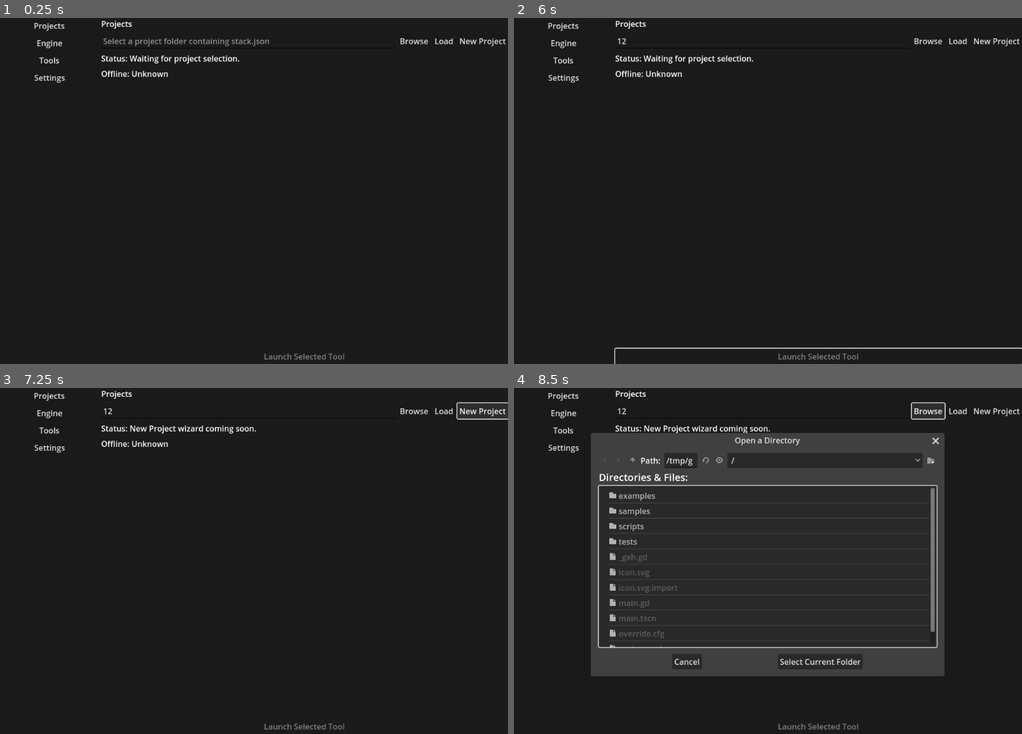
Above: before the commit, frames 1-4 (two rows, left to right).
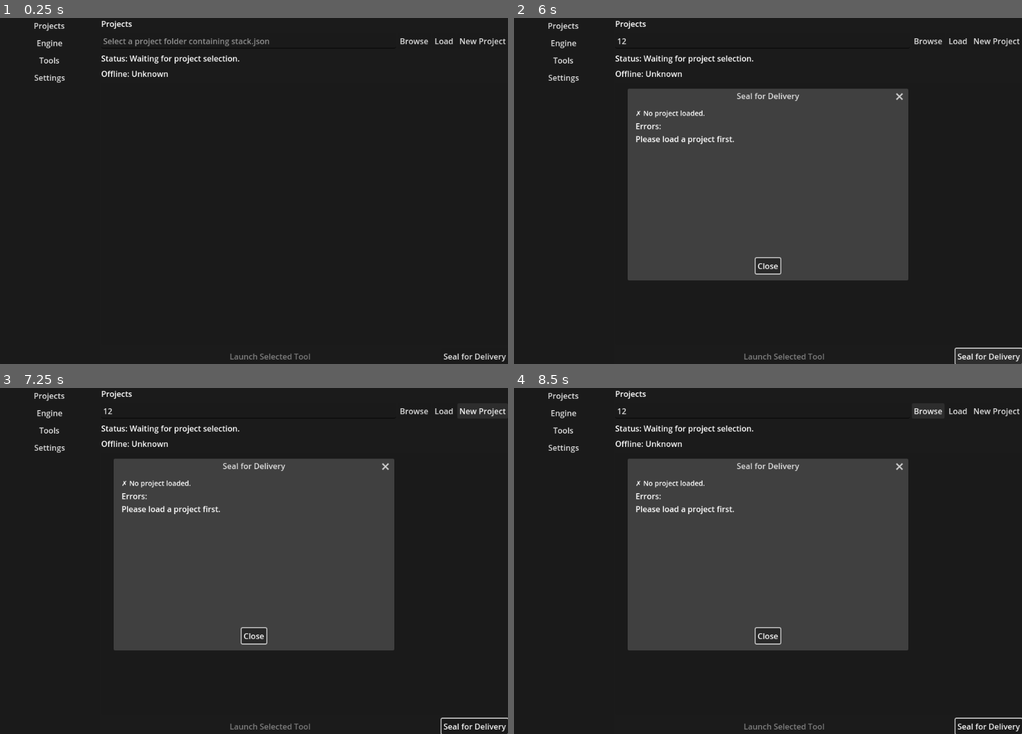
Above: after the commit, the same moments.

Repository: OpenGameStack-Org/ogs-launcher
Game: Godot game, scene res://main.tscn
The game is run twice, just before and just after one commit, with the same random seed, the same clock (stepped at 60 frames per second) and the same inputs.
Inputs (mouse positions are in pixels of both pictures, inside the frame that each line leads up to):
- Up to frame 1 (0.25 s): no input
- Up to frame 2 (6 s): click (762, 42) at 0.52 s; type "12" at 0.6 s; click "Projects" at 1.25 s; click "Engine" at 2 s; click "Tools" at 2.75 s; click "Settings" at 3.5 s; click "Check for Updates" at 4.25 s; click "Projects" at 5 s; click (986, 357) at 5.75 s, where only the run after the commit has a clickable "Seal for Delivery"
- Up to frame 3 (7.25 s): click "New Project" at 6.5 s
- Up to frame 4 (8.5 s): click "New Project" at 7.25 s; click "Browse" at 8 s

The runs differ from the first frame. In frame 1, 0.3% of the frame differs, in the area x 45-100%, y 96-100%; in frame 2, 31%; in frame 3, 31%, in the area x 22-100%, y 4-100%; in frame 4, 15%.

Commit message:
UI connected for seal controller

Diff:
--- a/main.gd
+++ b/main.gd
@@ -20,9 +20,16 @@
 @onready var lbl_project_status = $AppLayout/Content/PageProjects/ProjectsStatusLabel
 @onready var lbl_offline_status = $AppLayout/Content/PageProjects/OfflineStatusLabel
 @onready var tools_list = $AppLayout/Content/PageProjects/ToolsList
-@onready var btn_launch_tool = $AppLayout/Content/PageProjects/LaunchButton
+@onready var btn_launch_tool = $AppLayout/Content/PageProjects/ToolControlsContainer/LaunchButton
+@onready var btn_seal_for_delivery = $AppLayout/Content/PageProjects/ToolControlsContainer/SealButton
 @onready var btn_repair_environment = $AppLayout/Content/PageProjects/RepairButton
 @onready var project_dir_dialog = $ProjectDirDialog
+
+# Seal dialog nodes
+@onready var seal_dialog = $SealDialog
+@onready var seal_status_label = $SealDialog/VBoxContainer/StatusLabel
+@onready var seal_output_label = $SealDialog/VBoxContainer/OutputLabel
+@onready var seal_open_folder_button = $SealDialog/VBoxContainer/OpenFolderButton
 
 # Hydration dialog nodes
 @onready var hydration_dialog = $HydrationDialog
@@ -34,12 +41,27 @@
 var projects_controller: ProjectsController
 var hydration_controller: LibraryHydrationController
 
+const ProjectSealer = preload("res://scripts/projects/project_sealer.gd")
+const LayoutController = preload("res://scripts/launcher/layout_controller.gd")
+const SealController = preload("res://scripts/launcher/seal_controller.gd")
+
+var layout_controller: LayoutController
+var seal_controller: SealController
+
 func _ready():
-	# Connect the button signals to our function
-	btn_projects.pressed.connect(_on_tab_pressed.bind(page_projects))
-	btn_engine.pressed.connect(_on_tab_pressed.bind(page_engine))
-	btn_tools.pressed.connect(_on_tab_pressed.bind(page_tools))
-	btn_settings.pressed.connect(_on_tab_pressed.bind(page_settings))
+	# Set up layout controller for page navigation
+	layout_controller = LayoutController.new()
+	layout_controller.setup(
+		btn_projects,
+		btn_engine,
+		btn_tools,
+		btn_settings,
+		page_projects,
+		page_engine,
+		page_tools,
+		page_settings
+	)
+	layout_controller.page_changed.connect(_on_page_changed)
 
 	# Projects page controller
 	projects_controller = ProjectsController.new()
@@ -55,6 +77,16 @@
 		project_dir_dialog
 	)
 	projects_controller.offline_state_changed.connect(_on_offline_state_changed)
+
+	# Set up seal controller for seal dialog
+	seal_controller = SealController.new()
+	seal_controller.setup(
+		seal_dialog,
+		seal_status_label,
+		seal_output_label,
+		seal_open_folder_button
+	)
+	seal_controller.seal_completed.connect(_on_seal_completed)
 
 	# Set up hydration controller and wire signals
 	hydration_controller = LibraryHydrationController.new()
@@ -74,6 +106,9 @@
 	# Wire repair button
 	btn_repair_environment.pressed.connect(_on_repair_environment_pressed)
 
+	# Wire seal button
+	btn_seal_for_delivery.pressed.connect(_on_seal_button_pressed)
+
 	# Listen for environment status changes
 	projects_controller.environment_incomplete.connect(_on_environment_incomplete)
 	projects_controller.environment_ready.connect(_on_environment_ready)
@@ -82,17 +117,12 @@
 	_apply_offline_ui(false)
 
 	# Start on the Projects page
-	_on_tab_pressed(page_projects)
+	layout_controller.navigate_to("projects")
 
-func _on_tab_pressed(target_page: Control):
-	# 1. Hide all pages
-	page_projects.visible = false
-	page_engine.visible = false
-	page_tools.visible = false
-	page_settings.visible = false
-
-	# 2. Show the requested page
-	target_page.visible = true
+func _on_page_changed(page_name: String) -> void:
+	"""Called when LayoutController changes pages."""
+	# Page visibility is handled by LayoutController
+	pass
 
 func _collect_network_ui_nodes() -> void:
 	"""Collects all UI nodes tagged as network-related."""
@@ -151,3 +181,16 @@
 func _on_environment_ready() -> void:
 	"""Hides the repair button when all tools are available."""
 	btn_repair_environment.visible = false
+
+## Signal handler: seal for delivery button pressed.
+func _on_seal_button_pressed() -> void:
+	"""User clicked the 'Seal for Delivery' button."""
+	var current_project_path = projects_controller.current_project_dir
+	seal_controller.seal_for_delivery(current_project_path)
+
+## Signal handler: seal operation completed.
+func _on_seal_completed(success: bool, zip_path: String) -> void:
+	"""Seal controller finished sealing project."""
+	# SealController handles all UI updates
+	# This is just a notification point for future extensions
+	pass
--- a/main.tscn
+++ b/main.tscn
@@ -95,9 +95,18 @@
 layout_mode = 2
 size_flags_vertical = 3
 
-[node name="LaunchButton" type="Button" parent="AppLayout/Content/PageProjects"]
-layout_mode = 2
+[node name="ToolControlsContainer" type="HBoxContainer" parent="AppLayout/Content/PageProjects"]
+layout_mode = 2
+size_flags_horizontal = 3
+
+[node name="LaunchButton" type="Button" parent="AppLayout/Content/PageProjects/ToolControlsContainer"]
+layout_mode = 2
+size_flags_horizontal = 3
 text = "Launch Selected Tool"
+
+[node name="SealButton" type="Button" parent="AppLayout/Content/PageProjects/ToolControlsContainer"]
+layout_mode = 2
+text = "Seal for Delivery"
 
 [node name="RepairButton" type="Button" parent="AppLayout/Content/PageProjects"]
 visible = false
@@ -133,6 +142,36 @@
 layout_mode = 2
 text = "Check for Updates"
 metadata/network_ui = true
+
+[node name="SealDialog" type="AcceptDialog" parent="."]
+title = "Seal for Delivery"
+initial_position = 1
+size = Vector2i(550, 350)
+ok_button_text = "Close"
+
+[node name="VBoxContainer" type="VBoxContainer" parent="SealDialog"]
+anchors_preset = 15
+anchor_right = 1.0
+anchor_bottom = 1.0
+grow_horizontal = 2
+grow_vertical = 2
+
+[node name="StatusLabel" type="Label" parent="SealDialog/VBoxContainer"]
+layout_mode = 2
+theme_override_font_sizes/font_size = 14
+text = "Sealing project..."
+text_overrun_behavior = 3
+
+[node name="OutputLabel" type="Label" parent="SealDialog/VBoxContainer"]
+layout_mode = 2
+size_flags_vertical = 3
+autowrap_mode = 2
+text_overrun_behavior = 3
+
+[node name="OpenFolderButton" type="Button" parent="SealDialog/VBoxContainer"]
+visible = false
+layout_mode = 2
+text = "Open Sealed Folder in Explorer"
 
 [node name="ProjectDirDialog" type="FileDialog" parent="."]
 title = "Open a Directory"
--- /dev/null
+++ b/scripts/launcher/layout_controller.gd
@@ -0,0 +1,87 @@
+## LayoutController: Manages app pages and navigation.
+##
+## Handles tab navigation, page visibility, and sidebar controls.
+## Provides a clean separation between layout logic and business logic.
+##
+## Usage:
+##   var layout = LayoutController.new()
+##   layout.setup(
+##       btn_projects, btn_engine, btn_tools, btn_settings,
+##       page_projects, page_engine, page_tools, page_settings
+##   )
+
+extends RefCounted
+class_name LayoutController
+
+## Emitted when user navigates to a page.
+signal page_changed(page_name: String)
+
+var _sidebar_buttons: Dictionary = {}
+var _pages: Dictionary = {}
+var _current_page: String = ""
+
+## Sets up the layout controller with sidebar buttons and content pages.
+## Parameters:
+##   btn_projects, btn_engine, btn_tools, btn_settings: Sidebar buttons
+##   page_projects, page_engine, page_tools, page_settings: Content pages
+func setup(
+	btn_projects: Button,
+	btn_engine: Button,
+	btn_tools: Button,
+	btn_settings: Button,
+	page_projects: Control,
+	page_engine: Control,
+	page_tools: Control,
+	page_settings: Control
+) -> void:
+	"""Configures the layout with buttons and pages."""
+	_sidebar_buttons = {
+		"projects": btn_projects,
+		"engine": btn_engine,
+		"tools": btn_tools,
+		"settings": btn_settings
+	}
+
+	_pages = {
+		"projects": page_projects,
+		"engine": page_engine,
+		"tools": page_tools,
+		"settings": page_settings
+	}
+
+	# Connect button signals
+	btn_projects.pressed.connect(_on_page_button_pressed.bind("projects"))
+	btn_engine.pressed.connect(_on_page_button_pressed.bind("engine"))
+	btn_tools.pressed.connect(_on_page_button_pressed.bind("tools"))
+	btn_settings.pressed.connect(_on_page_button_pressed.bind("settings"))
+
+	# Start on projects page
+	navigate_to("projects")
+
+## Navigates to a specific page by name.
+## Parameters:
+##   page_name (String): One of "projects", "engine", "tools", "settings"
+func navigate_to(page_name: String) -> void:
+	"""Shows the specified page and hides others."""
+	if not _pages.has(page_name):
+		return
+
+	# Hide all pages
+	for page in _pages.values():
+		page.visible = false
+
+	# Show requested page
+	_pages[page_name].visible = true
+	_current_page = page_name
+
+	page_changed.emit(page_name)
+
+## Returns the name of the currently visible page.
+func get_current_page() -> String:
+	"""Returns the current page name."""
+	return _current_page
+
+## Internal handler for page button presses.
+func _on_page_button_pressed(page_name: String) -> void:
+	"""Called when a sidebar button is pressed."""
+	navigate_to(page_name)
--- /dev/null
+++ b/scripts/launcher/seal_controller.gd
@@ -0,0 +1,139 @@
+## SealController: Manages "Seal for Delivery" workflow.
+##
+## Handles seal dialog setup, ProjectSealer integration, result display,
+## and folder navigation. Provides a clean abstraction for sealing projects.
+##
+## Usage:
+##   var sealer = SealController.new()
+##   sealer.setup(seal_dialog, status_label, output_label, open_button)
+##   sealer.seal_for_delivery(project_path)
+
+extends RefCounted
+class_name SealController
+
+const ProjectSealer = preload("res://scripts/projects/project_sealer.gd")
+const Logger = preload("res://scripts/logging/logger.gd")
+
+## Emitted when seal operation completes (success or failure).
+signal seal_completed(success: bool, zip_path: String)
+
+var _seal_dialog: AcceptDialog
+var _status_label: Label
+var _output_label: Label
+var _open_folder_button: Button
+
+var _last_sealed_zip: String = ""
+
+## Sets up the seal controller with dialog and display components.
+## Parameters:
+##   seal_dialog (AcceptDialog): The dialog to show results
+##   status_label (Label): Shows success/failure message
+##   output_label (Label): Shows detailed information
+##   open_folder_button (Button): Opens the sealed folder
+func setup(
+	seal_dialog: AcceptDialog,
+	status_label: Label,
+	output_label: Label,
+	open_folder_button: Button
+) -> void:
+	"""Configures the seal controller."""
+	_seal_dialog = seal_dialog
+	_status_label = status_label
+	_output_label = output_label
+	_open_folder_button = open_folder_button
+
+	# Wire button
+	_open_folder_button.pressed.connect(_on_open_folder_pressed)
+
+## Seals a project for offline delivery.
+## Parameters:
+##   project_path (String): Path to the project directory
+func seal_for_delivery(project_path: String) -> void:
+	"""Initiates the seal workflow."""
+	if project_path.is_empty():
+		_show_error("No project loaded.", "Please load a project first.")
+		return
+
+	# Show progress dialog
+	_show_progress()
+
+	# Perform seal operation
+	var sealer = ProjectSealer.new()
+	var result = sealer.seal_project(project_path)
+
+	# Display result
+	if result.success:
+		_show_success(result)
+		_last_sealed_zip = result.sealed_zip
+		seal_completed.emit(true, result.sealed_zip)
+	else:
+		_show_error("Seal operation failed.", result.errors)
+		seal_completed.emit(false, "")
+
+## Displays success state with result details.
+func _show_success(result: Dictionary) -> void:
+	"""Shows the successful seal result."""
+	_status_label.text = "✓ Project sealed successfully!"
+
+	var size_text = "%.1f MB" % result.project_size_mb
+	var tools_list = result.tools_copied
+	var tools_text = "No tools to copy" if tools_list.is_empty() else "Tools copied:\n  • " + "\n  • ".join(tools_list)
+
+	_output_label.text = "Archive: %s\nSize: %s\n\n%s" % [
+		result.sealed_zip.get_file(),
+		size_text,
+		tools_text
+	]
+
+	_open_folder_button.visible = true
+	_seal_dialog.popup_centered()
+
+	Logger.info("seal_completed_success", {
+		"component": "sealer",
+		"zip_path": result.sealed_zip,
+		"size_mb": result.project_size_mb,
+		"tools_count": result.tools_copied.size()
+	})
+
+## Displays error state with error messages.
+func _show_error(title: String, errors: Variant) -> void:
+	"""Shows the error result."""
+	_status_label.text = "✗ %s" % title
+
+	var error_text: String = ""
+	if errors is Array:
+		error_text = "\n".join(errors) if not errors.is_empty() else "Unknown error occurred."
+	else:
+		error_text = str(errors)
+
+	_output_label.text = "Errors:\n" + error_text
+	_open_folder_button.visible = false
+	_seal_dialog.popup_centered()
+
+	Logger.warn("seal_completed_failure", {
+		"component": "sealer",
+		"error_count": errors.size() if errors is Array else 1
+	})
+
+## Displays progress state while sealing.
+func _show_progress() -> void:
+	"""Shows the progress dialog."""
+	_status_label.text = "Sealing project..."
+	_output_label.text = "Creating offline-ready artifact..."
+	_open_folder_button.visible = false
+	_seal_dialog.popup_centered()
+
+## Opens the folder containing the sealed zip.
+func _on_open_folder_pressed() -> void:
+	"""Opens Windows Explorer to the sealed folder."""
+	if _last_sealed_zip.is_empty():
+		Logger.warn("open_folder_no_path", {"component": "sealer"})
+		return
+
+	var folder_path = _last_sealed_zip.get_basename().get_basename()
+	OS.shell_open(folder_path)
+
+	Logger.info("open_folder_pressed", {
+		"component": "sealer",
+		"folder_path": folder_path
+	})
Not shown, changed: docs/The_Plan.md
